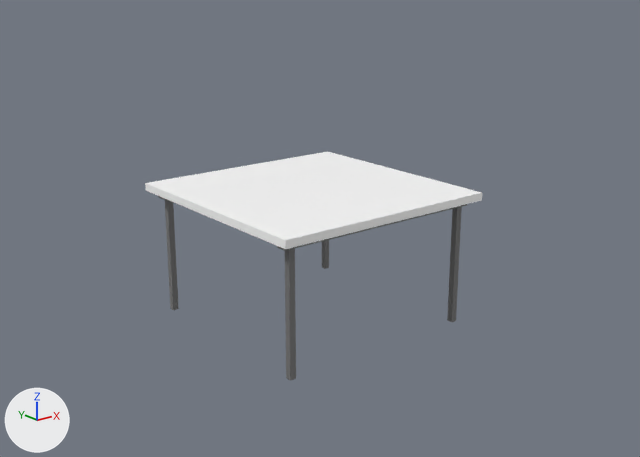
The FBX model Assets/Scenes/le_table.fbx, before and after one commit.
The view is the same before and after, from a 50 mm lens placed at (-7.19, -9.2, 4.95), pointed at (-0.01, -0.22, 1.36). Lighting does not change. The marker at lower left points along +X, +Y and +Z.

The first picture shows 'Cube', 'leg1', 'leg2', 'leg3', 'leg4', 'leg_top2'.
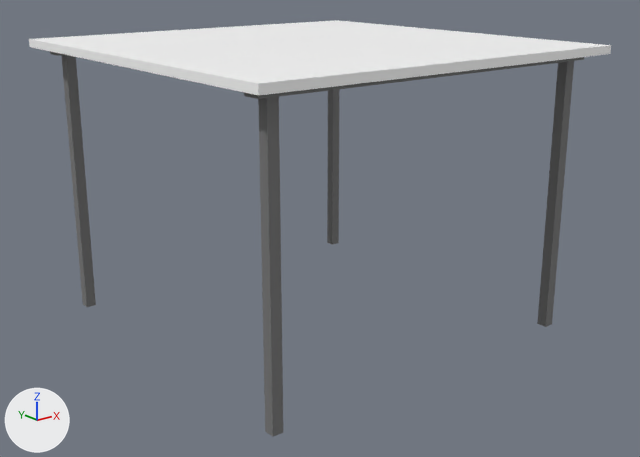
Edits to the scene script, one JSON object a line:
```json
{"op": "set", "path": "ob_leg3.location", "old": "(-1.4, -1.4, 0.85)", "new": "(-2.3, -2.3, 1.85)"}
{"op": "set", "path": "ob_leg3.scale", "old": "(0.0425, 0.0425, 0.835)", "new": "(0.0697, 0.0697, 1.82)"}
{"op": "set", "path": "ob_leg4.location", "old": "(1.4, -1.4, 0.86)", "new": "(2.3, -2.3, 1.85)"}
{"op": "set", "path": "ob_leg4.scale", "old": "(0.0425, 0.0425, 0.835)", "new": "(0.0697, 0.0697, 1.82)"}
{"op": "set", "path": "ob_leg2.location", "old": "(1.4, 1.4, 0.85)", "new": "(2.3, 2.3, 1.85)"}
{"op": "set", "path": "ob_leg2.scale", "old": "(0.0425, 0.0425, 0.835)", "new": "(0.0697, 0.0697, 1.82)"}
{"op": "set", "path": "ob_leg1.location", "old": "(-1.4, 1.4, 0.85)", "new": "(-2.3, 2.3, 1.85)"}
{"op": "set", "path": "ob_leg1.scale", "old": "(0.0425, 0.0425, 0.835)", "new": "(0.0697, 0.0697, 1.82)"}
{"op": "set", "path": "ob_cube.location", "old": "(0.0, 0.0, 1.63)", "new": "(0.0, 0.0, 3.58)"}
{"op": "set", "path": "ob_cube.scale", "old": "(1.63, 1.63, 0.0531)", "new": "(2.67, 2.67, 0.0531)"}
{"op": "set", "path": "ob_leg_top2.location", "old": "(0.0, -1.4, 1.74)", "new": "(0.0, -2.3, 3.69)"}
{"op": "set", "path": "ob_leg_top2.scale", "old": "(0.0531, 0.0708, 1.52)", "new": "(0.0531, 0.116, 2.5)"}
{"op": "set", "path": "ob_leg_top1.scale", "old": "(0.0531, 0.0708, 1.52)", "new": "(0.0531, 0.116, 2.5)"}
```

Boxes [x1, y1, x2, y2] around the edits, measured in the pictures (640 x 457 px):
```json
{"object": "Cube", "change": "moved, rescaled", "before": [145, 151, 482, 249], "after": [29, 20, 611, 95], "on screen": "72% wider, 23% shorter"}
{"object": "leg3", "change": "moved, rescaled", "before": [285, 248, 296, 381], "after": [258, 97, 283, 436], "on screen": "117% wider, 154% taller"}
{"object": "leg4", "change": "moved, rescaled", "before": [447, 207, 462, 322], "after": [537, 61, 574, 327]}
{"object": "leg1", "change": "moved, rescaled", "before": [165, 199, 179, 310], "after": [61, 55, 96, 307], "on screen": "140% wider, 126% taller"}
{"object": "leg2", "change": "moved, rescaled", "before": [322, 240, 329, 269], "after": [327, 89, 340, 245]}
{"object": "leg_top2", "change": "moved, rescaled", "before": [277, 204, 467, 251], "after": [244, 57, 584, 99], "on screen": "79% wider, 10% shorter"}
{"object": "leg_top1", "change": "rescaled", "after": [50, 51, 65, 56], "on screen": "not visible before"}
```
